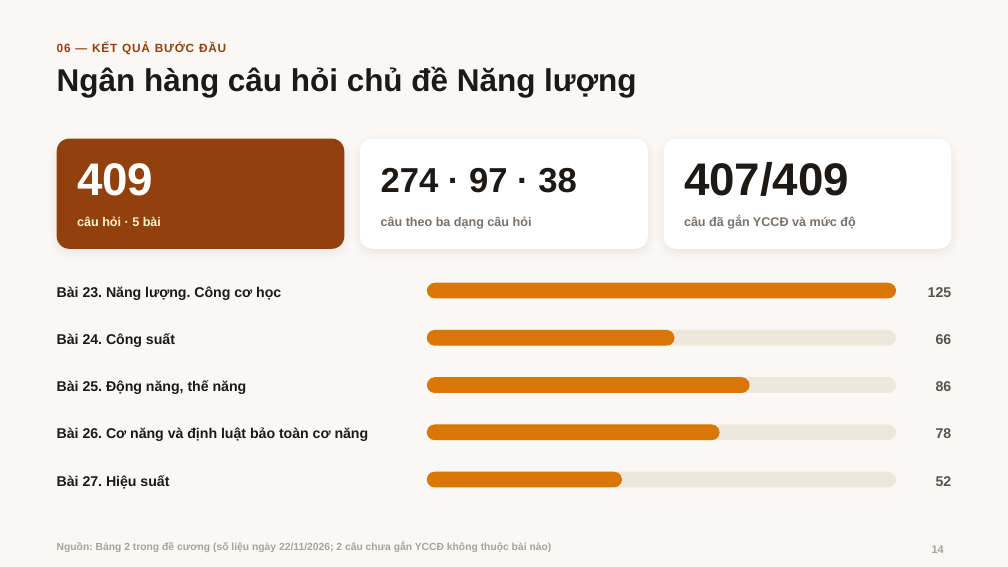
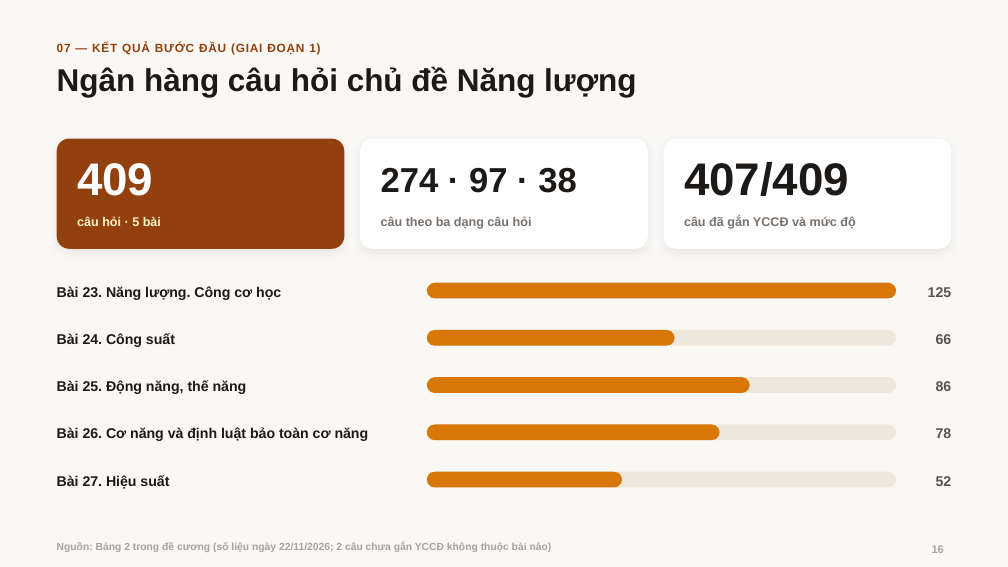
Before and after one commit to hoaihuy2609/kltn, a slide deck: slide 16 of tai-ve/Bao_cao_de_cuong.pptx (slide 14 before the commit). Drawn at 1008x567 pixels with LibreOffice and Linux fonts; fonts in the diff are those of the drawing; background and template pictures are left out. Boxes give left, top, right and bottom in pixels: in the first picture for what was removed or moved away, otherwise in the second. Text is boxed around its words. In the diff, an @@ line names an element or a change of style, - is before the commit and + after.

```diff
--- a/tai-ve/Bao_cao_de_cuong.pptx
+++ b/tai-ve/Bao_cao_de_cuong.pptx
@@ text at (57, 43, 320, 55): text changed @@
-06 — KẾT QUẢ BƯỚC ĐẦU
+07 — KẾT QUẢ BƯỚC ĐẦU (GIAI ĐOẠN 1)
```
Also in this commit, not shown: 15 other slides changed, 2 slides added, 16 other files.
